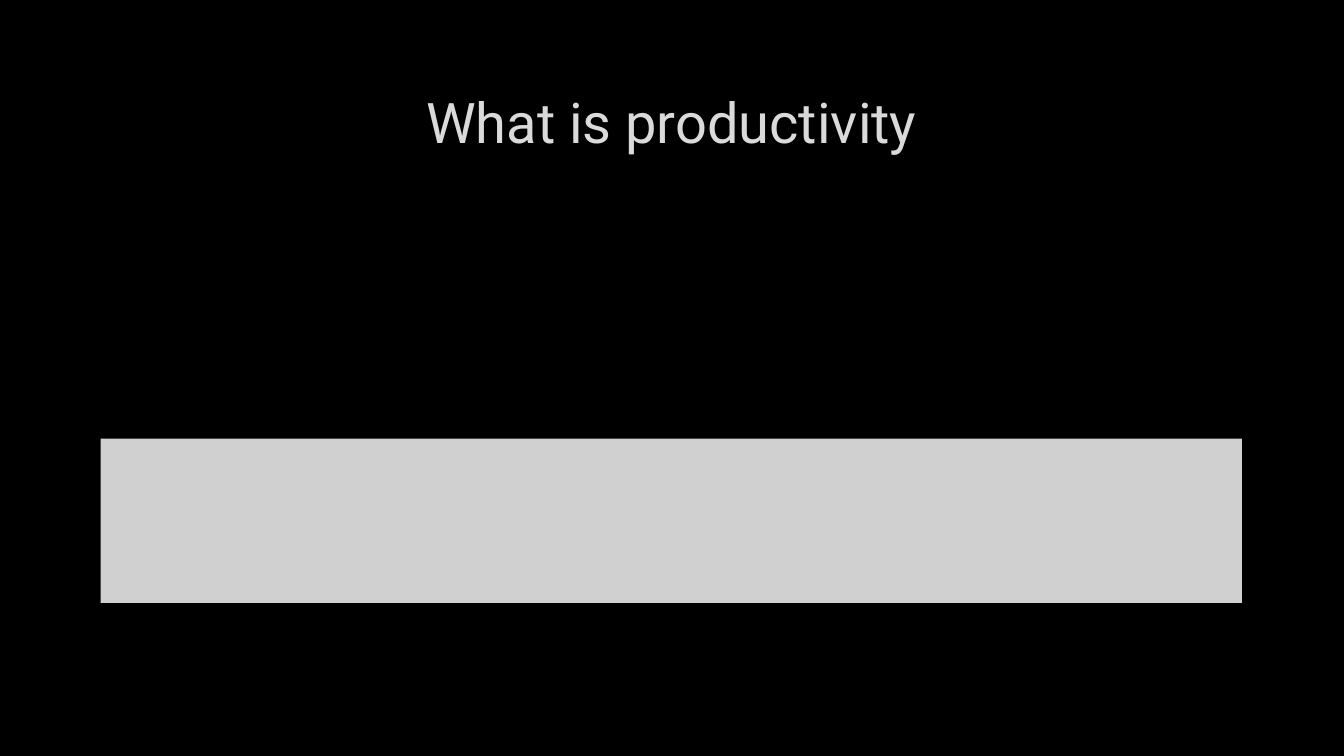
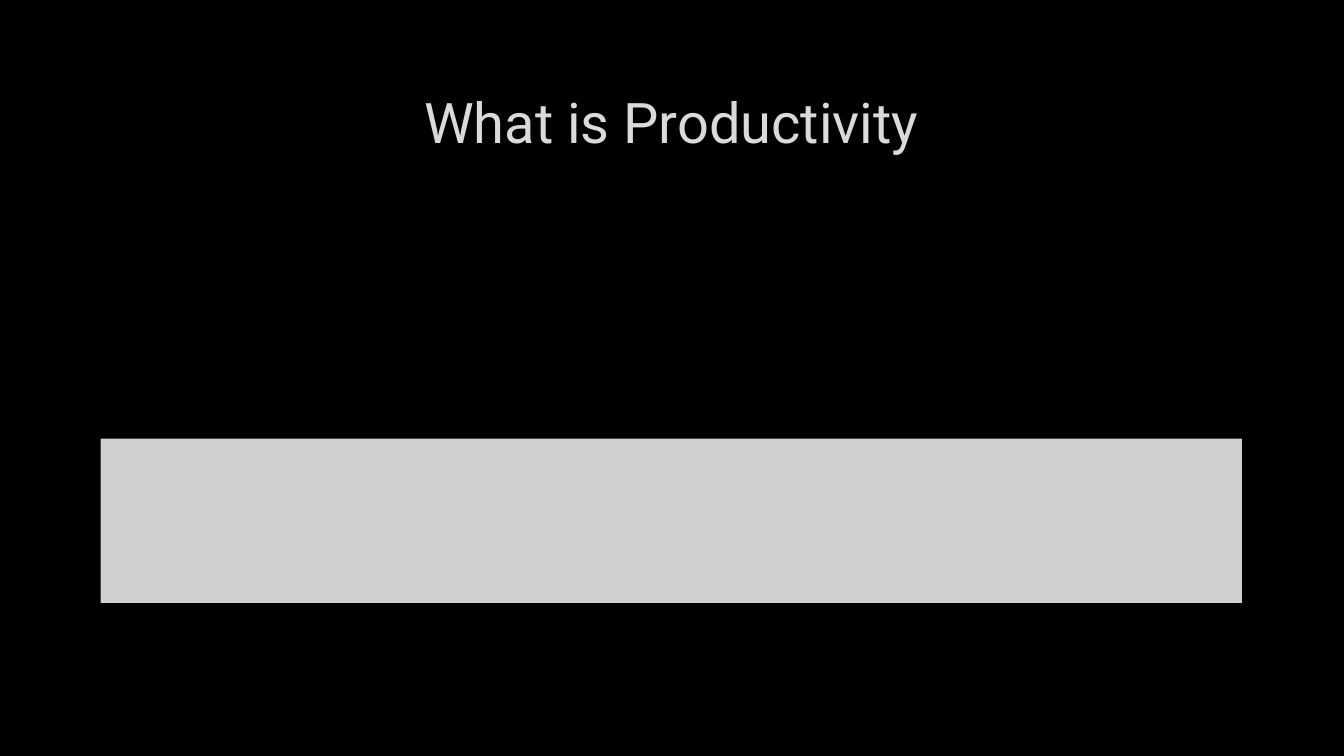
Before and after one commit to kanghinlee/Data-Projects, a slide deck: slide 3 of deloitte_productivity_project/presentation/New Microsoft PowerPoint Presentation.pptx. Drawn at 1344x756 pixels with LibreOffice and Linux fonts; fonts in the diff are those of the drawing; grey boxes stand for pictures; background and template pictures are left out. Boxes give left, top, right and bottom in pixels: in the first picture for what was removed or moved away, otherwise in the second. Text is boxed around its words. In the diff, an @@ line names an element or a change of style, - is before the commit and + after.

```diff
--- a/deloitte_productivity_project/presentation/New Microsoft PowerPoint Presentation.pptx
+++ b/deloitte_productivity_project/presentation/New Microsoft PowerPoint Presentation.pptx
@@ title at [424, 101, 919, 155]: text changed @@
-What is productivity
+What is Productivity
```
Also in this commit, not shown: 7 other slides changed, 1 other file.
